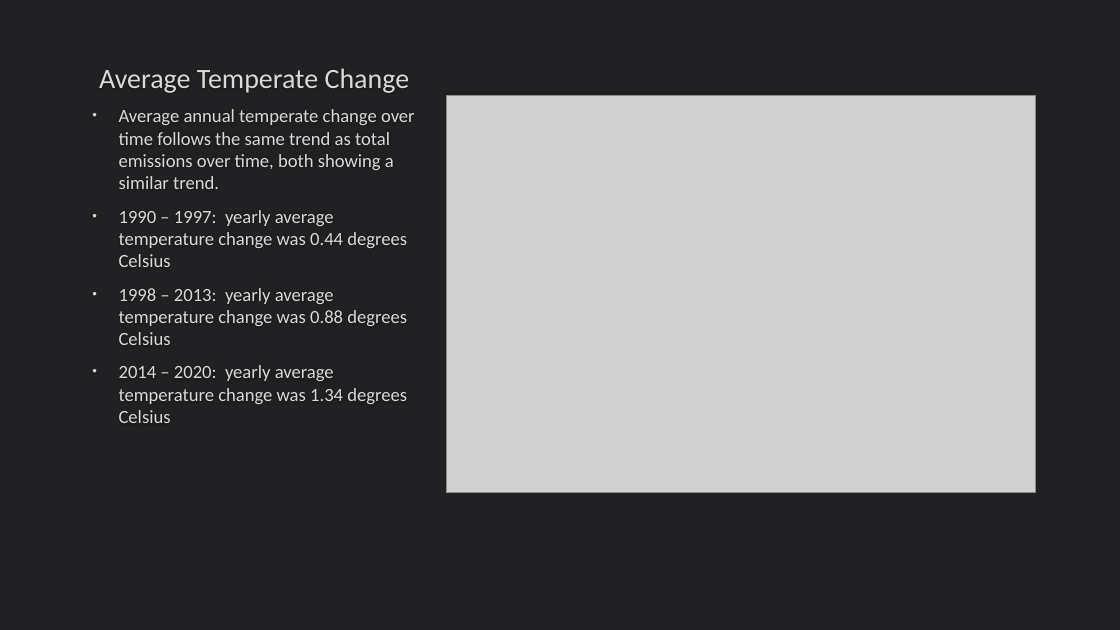
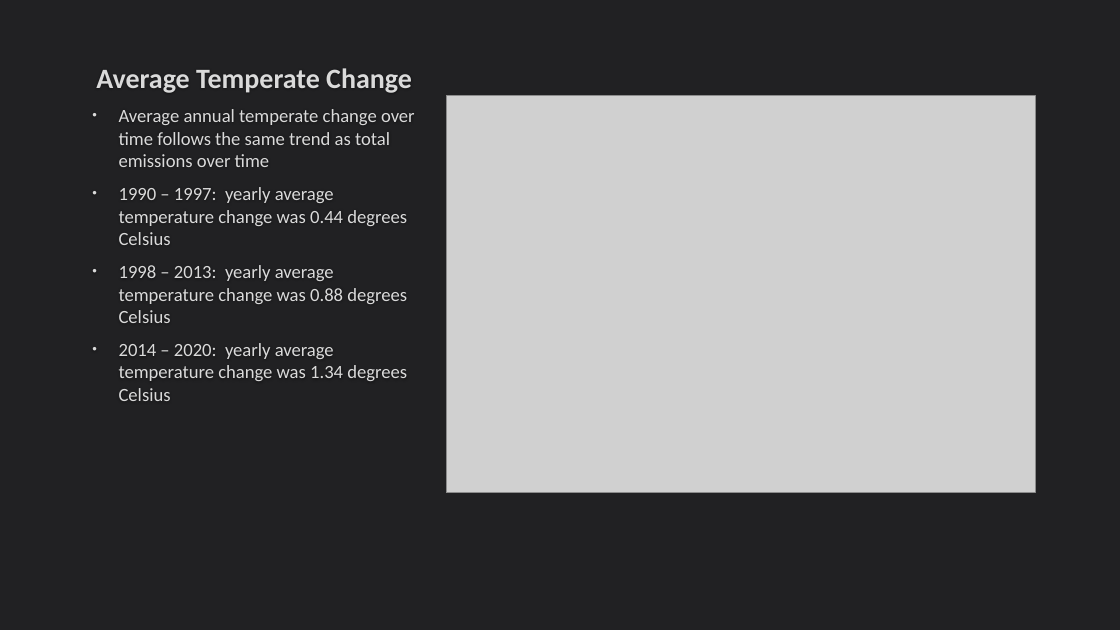
Before and after one commit to DavidFHarrison/2403PTDS_Regression_DH, a slide deck: slide 7 of Regression Project – PTDS 2403.pptx (slide 6 before the commit). Drawn at 1120x630 pixels with LibreOffice and Linux fonts; fonts in the diff are those of the drawing; grey boxes stand for pictures. Boxes give left, top, right and bottom in pixels: in the first picture for what was removed or moved away, otherwise in the second. Text is boxed around its words. In the diff, an @@ line names an element or a change of style, - is before the commit and + after.

```diff
--- a/Regression Project – PTDS 2403.pptx
+++ b/Regression Project – PTDS 2403.pptx
@@ title "Average Temperate Change" at <box>96,68,412,93</box>: bold on @@
@@ text at <box>119,109,415,167</box>: text changed @@
-• Average annual temperate change over time follows the same trend as total emissions over time, both showing a similar trend.
+• Average annual temperate change over time follows the same trend as total emissions over time
```
Also in this commit, not shown: 8 other slides changed, 11 slides added, 4 other files.
